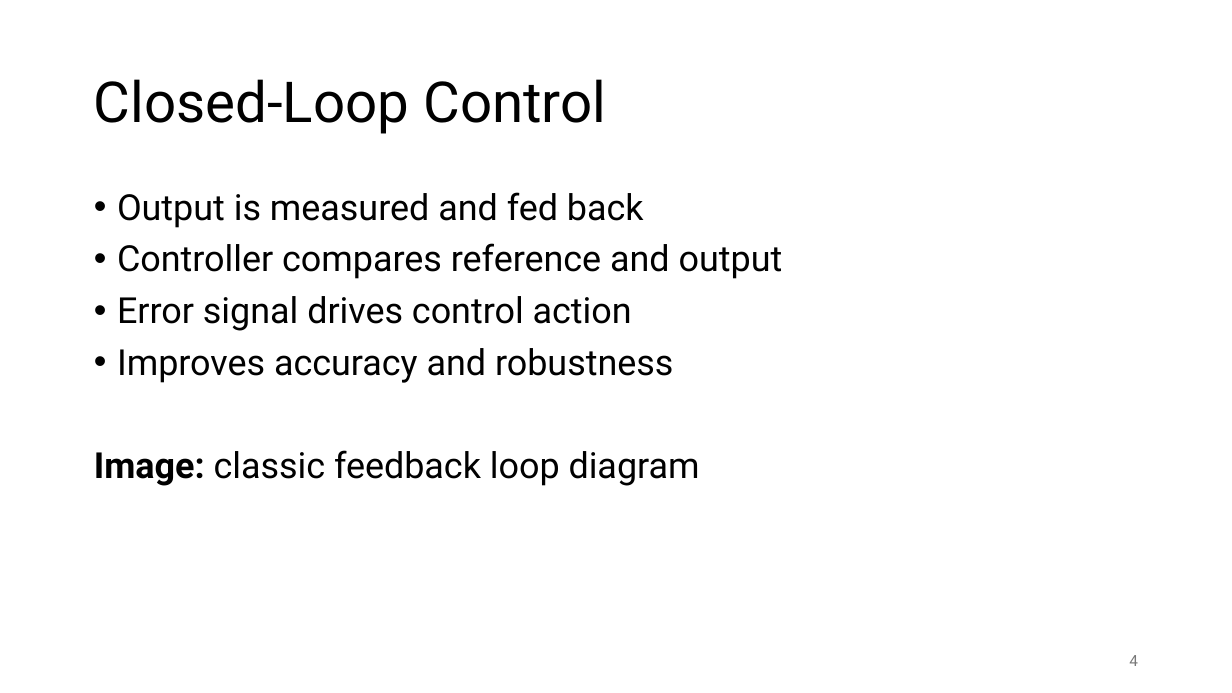
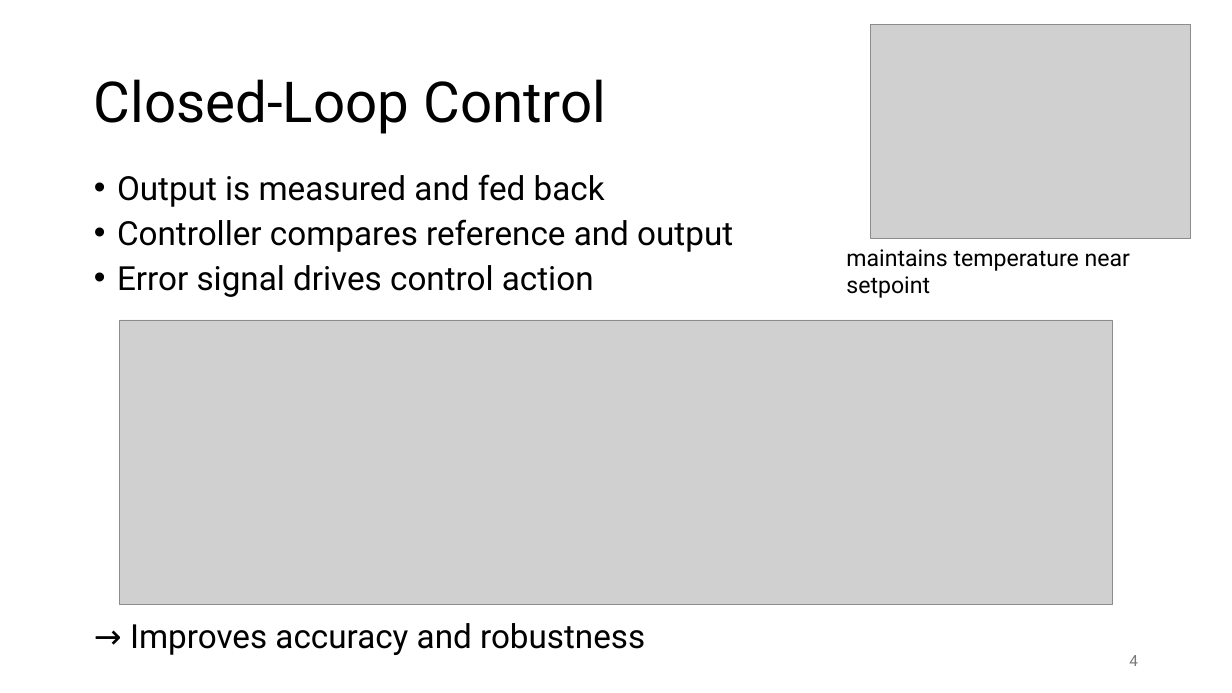
Before and after one commit to FelixWick/control_engineering, a slide deck: slide 4 of slides/0_intro.pptx. Drawn at 1232x693 pixels with LibreOffice and Linux fonts; fonts in the diff are those of the drawing; grey boxes stand for pictures. Boxes give left, top, right and bottom in pixels: in the first picture for what was removed or moved away, otherwise in the second. Text is boxed around its words. In the diff, an @@ line names an element or a change of style, - is before the commit and + after.

```diff
--- a/slides/0_intro.pptx
+++ b/slides/0_intro.pptx
@@ picture added at <box>871,24,1191,238</box> @@
@@ text "Output is measured and fed ...": place and size @@
-text "Output is measured and fed ..." at <box>94,192,783,486</box>
+text "Output is measured and fed ..." at <box>117,174,733,655</box>
@@ text at <box>117,174,733,297</box>: size 28 to 25.9 pt in "Output is measured and fed back", "Controller compares reference and output", "Error signal drives control action"; line spacing 0.9 to 0.8 @@
@@ text added at <box>846,249,1130,298</box>, 18 pt, text #000000 @@
+maintains temperature near setpoint
@@ picture added at <box>120,320,1113,604</box> @@
@@ text at <box>130,623,645,655</box>: text changed; size 28 to 25.9 pt @@
-• Improves accuracy and robustness
-Image: classic feedback loop diagram
+→ Improves accuracy and robustness
```
Also in this commit, not shown: 7 other slides changed, 2 slides added, 1 other file.
